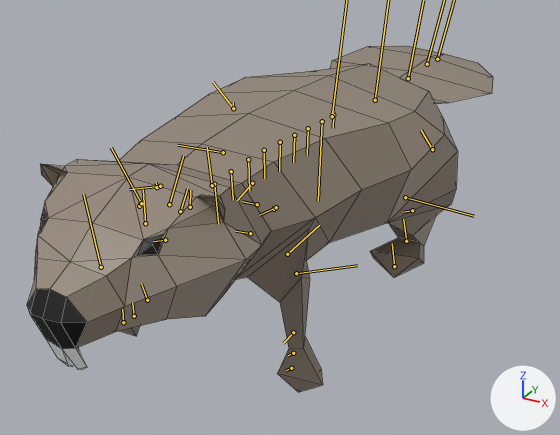
Renders of the FBX model FloatyBoaty/Assets/Models/BeaverRigged.fbx from each side of a commit.
One viewpoint serves both versions: a 50 mm camera at (1.16, -2.28, 0.85) aimed at (-0.19, 0.17, -0.38). Every picture has the same lights, and +X, +Y and +Z are marked at lower right. Both versions are drawn at frame 661 of the action 'CINEMA_4D_Main'; the numbers are the values there. The bones that bend it are drawn over the model as lines. Mesh edges are drawn as thin lines.

The first picture shows 'Beaver_1'.
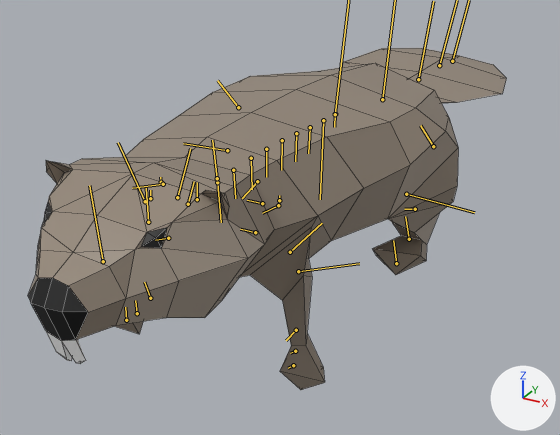
Boxes [x1, y1, x2, y2] around the edits, measured in the pictures (560 x 435 px):
'Beaver_1', posed: before [27, 45, 493, 392]; after [28, 48, 506, 390]
bone 'Spine_00_jnt', root to tip: before (333, 115) to (333, 128); after (335, 114) to (334, 127)
bone 'Neck_FK_00_jnt', root to tip: before (212, 185) to (207, 147); after (217, 178) to (212, 140)
bone 'Head_null', root to tip: before (139, 206) to (140, 200); after (150, 198) to (150, 190)
bone 'R_Femur_00_jnt', root to tip: before (233, 108) to (213, 82); after (238, 107) to (217, 80)

The edits, one by one:
Bone 'Spine_00_jnt' (bone_spine_00_jnt) moves from (0.0, 0.0, -1.4) to (0.0, 0.0, 0.0).
Bone 'Neck_FK_00_jnt' (bone_neck_fk_00_jnt) moves from (0.0, 0.2, -1.4) to (0.0, 1.2, 0.1).
Bone 'Neck_FK_00_jnt' (bone_neck_fk_00_jnt) turns from (0, 1, 0) to (0, 3, 0) degrees about its own x, y and z.
Bone 'Head_null' (bone_head_null) moves from (-0.5, 0.3, -1.4) to (-1.7, -1.2, -0.3).
Bone 'Head_null' (bone_head_null) turns from (4, -1, 0) to (0, -3, -1) degrees about its own x, y and z.
Bone 'R_Femur_00_jnt' (bone_r_femur_00_jnt) moves from (-0.1, 2.4, -0.3) to (-0.1, -0.1, 0.8).
Bone 'R_Femur_00_jnt' (bone_r_femur_00_jnt) turns from (6, -2, 2) to (7, -2, 0) degrees about its own x, y and z.
Bone 'Tail_00_jnt' (bone_tail_00_jnt) moves from (0.0, -0.2, 1.4) to (0.0, 0.0, 0.0).
Bone 'Tail_00_jnt' (bone_tail_00_jnt) turns from (0, 3, -2) to (0, 0, -1) degrees about its own x, y and z.
